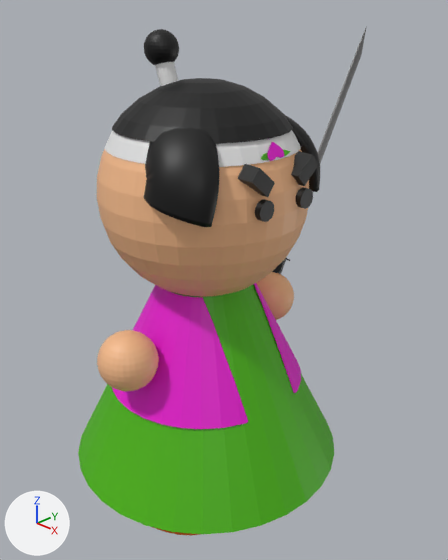
What one commit did to the Blender file momotaro.blend.
One viewpoint serves both versions: a 50 mm lens placed at (2.95, -2.74, 2.15), pointed at (-0.07, 0.26, 0.27). Every picture has the same lights, and +X, +Y and +Z are marked at lower left. The first picture is the older version.

Names of what the first picture shows: '平面.001', '平面.002', '平面.003', '平面.004'.
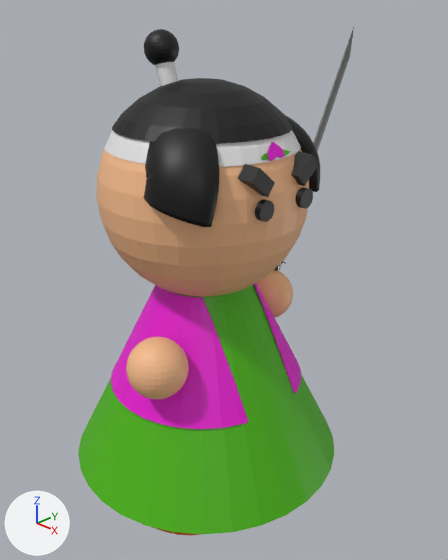
Commit message: to Ryotemoti

What changed in the scene script:
```text
Change ob_平面_001:
    ob_平面_001.location: (-0.002, 0.7, 0.017) -> (-0.017, 0.706, 0.031)
Change ob_平面_002:
    ob_平面_002.location: (0.001, -0.7, 0.015) -> (0.209, -0.621, 0.016)
Remove ob_平面_004:
    ob_平面_004 = bpy.data.objects.new('平面.004', me_平面_010)
    ob_平面_004.location = (-0.016, 1.074, 0.691)
    ob_平面_004.rotation_euler = (-1.03, 0.568, 5.018)  # degrees (-59, 33, 288)
    ob_平面_004.scale = (-0.124, 0.118, -0.0384)
    _m = ob_平面_004.modifiers.new('ソリッド化', 'SOLIDIFY')
    _m.thickness = 0.1
```

Pixel boxes [x1, y1, x2, y2] of what changed, in the pictures (448 x 560 px):
'平面.002', moved
    before: [97, 330, 159, 391]
    after: [126, 337, 189, 399]
'平面.001', moved
    before: [256, 272, 294, 320]
    after: [256, 27, 354, 318]
'平面.004', deleted (mostly hidden)
    before: [272, 26, 367, 274]
    faces in mat_マテリアル_011 (grey #868686): [317, 26, 367, 163]
